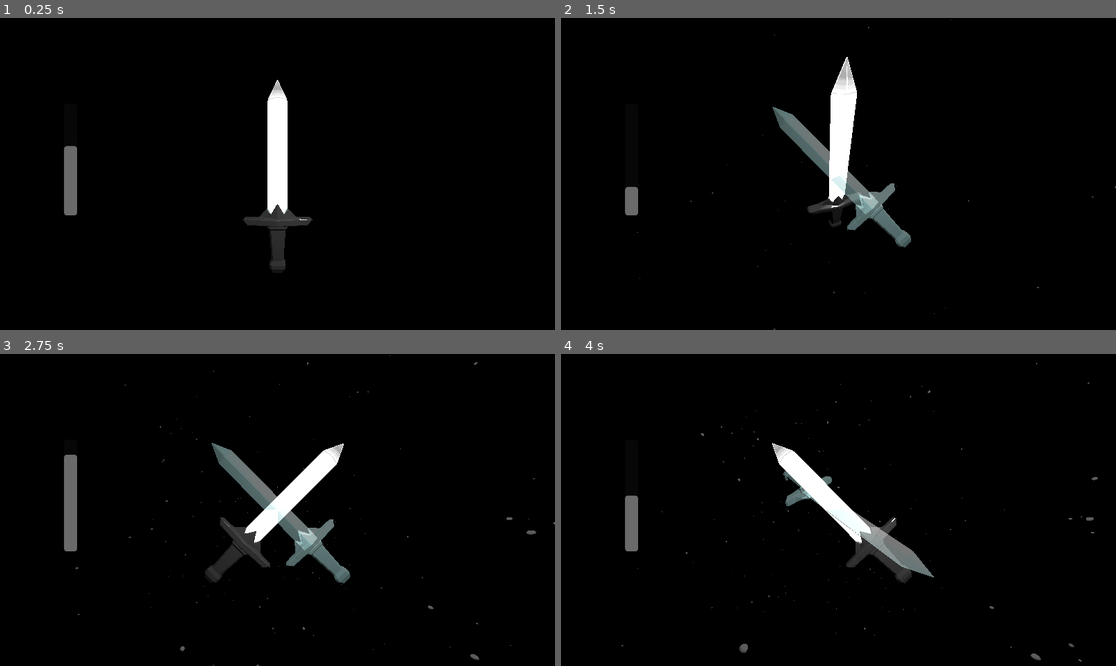
Above: before the commit, frames 1-4 (two rows, left to right).
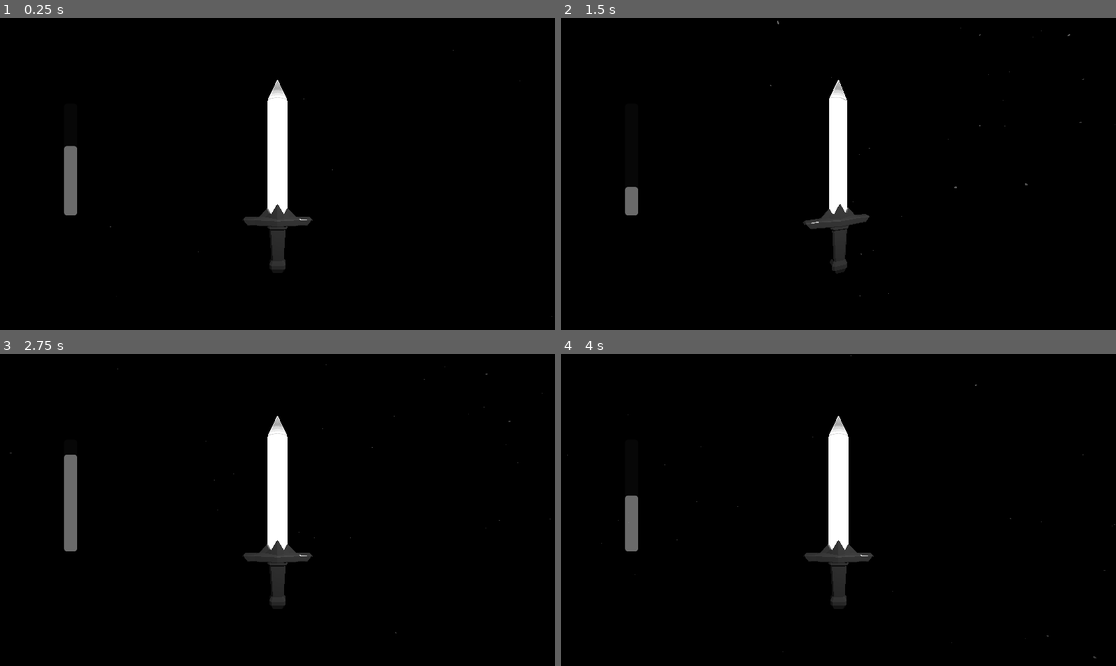
Above: after the commit, the same moments.

Repository: Lukko-Digital/Bladebearer
Game: Godot game, scene res://src/main.tscn
Same seed, same stepped clock (60 frames per second), same inputs: the game is played once before the commit and once after it.
Inputs:
- Up to frame 1 (0.25 s): no input
- Up to frame 2 (1.5 s): hold D (right) 0.53-1.28 s; hold Shift (shift) 0.53-1.28 s; hold S (backward) from 1.28 s (still down); tap Space (space) at 1.35 s
- Up to frame 3 (2.75 s): release S (backward) at 2.03 s; hold D (right) from 2.03 s (still down); hold Shift (shift) from 2.03 s (still down)
- Up to frame 4 (4 s): release D (right) at 2.78 s; release Shift (shift) at 2.78 s; hold W (forward) 2.78-3.53 s; tap Space (space) at 2.85 s; hold A (left) from 3.53 s (still down); hold Shift (shift) from 3.53 s (still down)

The runs differ from the first frame. In frame 1, less than 0.1% of the frame differs, in the area x 19-100%, y 10-96%; in frame 2, 3.4%; in frame 3, 5.5%, in the area x 1-100%, y 0-100%; in frame 4, 4.5%.

Commit message:
simple swing arm rig, tweak particle spawning

Diff:
--- a/src/main.tscn
+++ b/src/main.tscn
@@ -1,12 +1,13 @@
-[gd_scene load_steps=10 format=3 uid="uid://p423tqksuch1"]
+[gd_scene load_steps=11 format=3 uid="uid://p423tqksuch1"]
 
 [ext_resource type="PackedScene" uid="uid://ctoxk5ywvn75r" path="res://src/sword.tscn" id="1_bdv3j"]
 [ext_resource type="PackedScene" uid="uid://ccb8dq5qk5vev" path="res://src/target.tscn" id="2_54gg4"]
 [ext_resource type="PackedScene" uid="uid://dkue1bq4ffn1r" path="res://src/main_camera.tscn" id="2_vb7ep"]
 [ext_resource type="PackedScene" uid="uid://lecqsa17yh3d" path="res://src/ui.tscn" id="4_on2nd"]
+[ext_resource type="PackedScene" uid="uid://xcrmvdctjdpk" path="res://src/swing_arm.tscn" id="5_0705i"]
 
 [sub_resource type="Curve" id="Curve_firy1"]
-_data = [Vector2(0.0289855, 0.032967), 0.0, 0.0, 0, 0, Vector2(0.5, 1), 0.0, 0.0, 0, 0, Vector2(0.985507, 0.043956), 0.0, 0.0, 0, 0]
+_data = [Vector2(0, 0), 0.0, 0.0, 0, 0, Vector2(0.0967742, 1), 0.0, 0.0, 0, 0, Vector2(0.985507, 0.043956), 0.0, 0.0, 0, 0]
 point_count = 3
 
 [sub_resource type="CurveTexture" id="CurveTexture_i5kd1"]
@@ -14,7 +15,7 @@
 
 [sub_resource type="ParticleProcessMaterial" id="ParticleProcessMaterial_ivxod"]
 emission_shape = 3
-emission_box_extents = Vector3(1, 1, 1)
+emission_box_extents = Vector3(3, 3, 1)
 gravity = Vector3(0, 0, 0)
 scale_min = 0.2
 scale_max = 0.7
@@ -38,22 +39,29 @@
 visible = false
 shadow_enabled = true
 
-[node name="Sword" parent="." instance=ExtResource("1_bdv3j")]
-
-[node name="MainCamera" parent="." instance=ExtResource("2_vb7ep")]
-
 [node name="Target" parent="." instance=ExtResource("2_54gg4")]
 
 [node name="UI" parent="." node_paths=PackedStringArray("sword", "target", "camera") instance=ExtResource("4_on2nd")]
-sword = NodePath("../Sword")
+sword = NodePath("../SwingArm/Arm/Sword")
 target = NodePath("../Target")
-camera = NodePath("../MainCamera")
+camera = NodePath("../SwingArm/Arm/Sword/MainCamera")
 
-[node name="GPUParticles3D" type="GPUParticles3D" parent="."]
-amount = 400
+[node name="SwingArm" parent="." instance=ExtResource("5_0705i")]
+
+[node name="Sword" parent="SwingArm/Arm" index="0" instance=ExtResource("1_bdv3j")]
+
+[node name="MainCamera" parent="SwingArm/Arm/Sword" instance=ExtResource("2_vb7ep")]
+
+[node name="GPUParticles3D" type="GPUParticles3D" parent="SwingArm/Arm/Sword"]
+amount = 5000
 lifetime = 4.0
 process_material = SubResource("ParticleProcessMaterial_ivxod")
 draw_pass_1 = SubResource("SphereMesh_2egrx")
 
-[node name="OmniLight3D" type="OmniLight3D" parent="."]
+[node name="OmniLight3D" type="OmniLight3D" parent="SwingArm/Arm/Sword"]
 transform = Transform3D(1, 0, 0, 0, 1, 0, 0, 0, 1, 0.244908, 0.32441, 0.501303)
+
+[node name="MeshInstance3D" parent="SwingArm/Arm" index="1"]
+visible = false
+
+[editable path="SwingArm"]
--- /dev/null
+++ b/src/swing_arm.tscn
@@ -0,0 +1,55 @@
+[gd_scene load_steps=5 format=3 uid="uid://xcrmvdctjdpk"]
+
+[sub_resource type="SphereMesh" id="SphereMesh_fi17x"]
+
+[sub_resource type="Animation" id="Animation_c7np0"]
+resource_name = "pendulum"
+loop_mode = 1
+tracks/0/type = "value"
+tracks/0/imported = false
+tracks/0/enabled = true
+tracks/0/path = NodePath(".:rotation")
+tracks/0/interp = 1
+tracks/0/loop_wrap = true
+tracks/0/keys = {
+"times": PackedFloat32Array(0, 1),
+"transitions": PackedFloat32Array(1, 1),
+"update": 0,
+"values": [Vector3(0, 0, 0), Vector3(0, 0, 6.28319)]
+}
+
+[sub_resource type="Animation" id="Animation_g78ij"]
+length = 0.001
+tracks/0/type = "value"
+tracks/0/imported = false
+tracks/0/enabled = true
+tracks/0/path = NodePath(".:rotation")
+tracks/0/interp = 1
+tracks/0/loop_wrap = true
+tracks/0/keys = {
+"times": PackedFloat32Array(0),
+"transitions": PackedFloat32Array(1),
+"update": 0,
+"values": [Vector3(0, 0, 0)]
+}
+
+[sub_resource type="AnimationLibrary" id="AnimationLibrary_3sgwu"]
+_data = {
+"RESET": SubResource("Animation_g78ij"),
+"pendulum": SubResource("Animation_c7np0")
+}
+
+[node name="SwingArm" type="Node3D"]
+
+[node name="Arm" type="Node3D" parent="."]
+transform = Transform3D(1, 0, 0, 0, 1, 0, 0, 0, 1, 0, 6, 0)
+
+[node name="MeshInstance3D" type="MeshInstance3D" parent="Arm"]
+mesh = SubResource("SphereMesh_fi17x")
+
+[node name="AnimationPlayer" type="AnimationPlayer" parent="."]
+libraries = {
+"": SubResource("AnimationLibrary_3sgwu")
+}
+autoplay = "pendulum"
+speed_scale = 0.3
